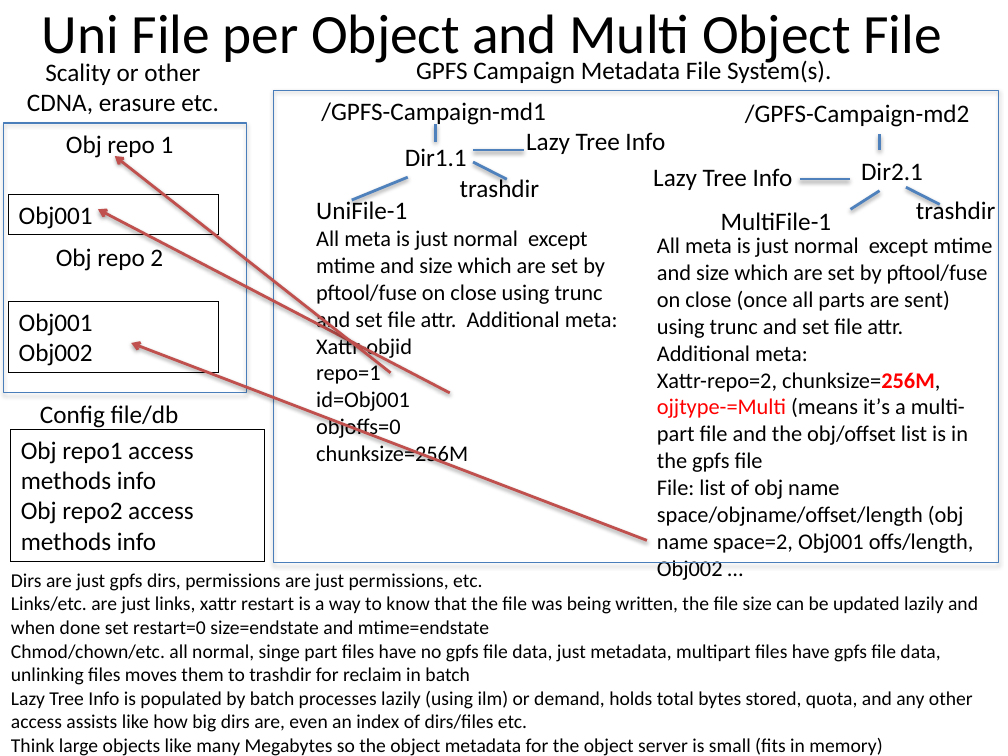
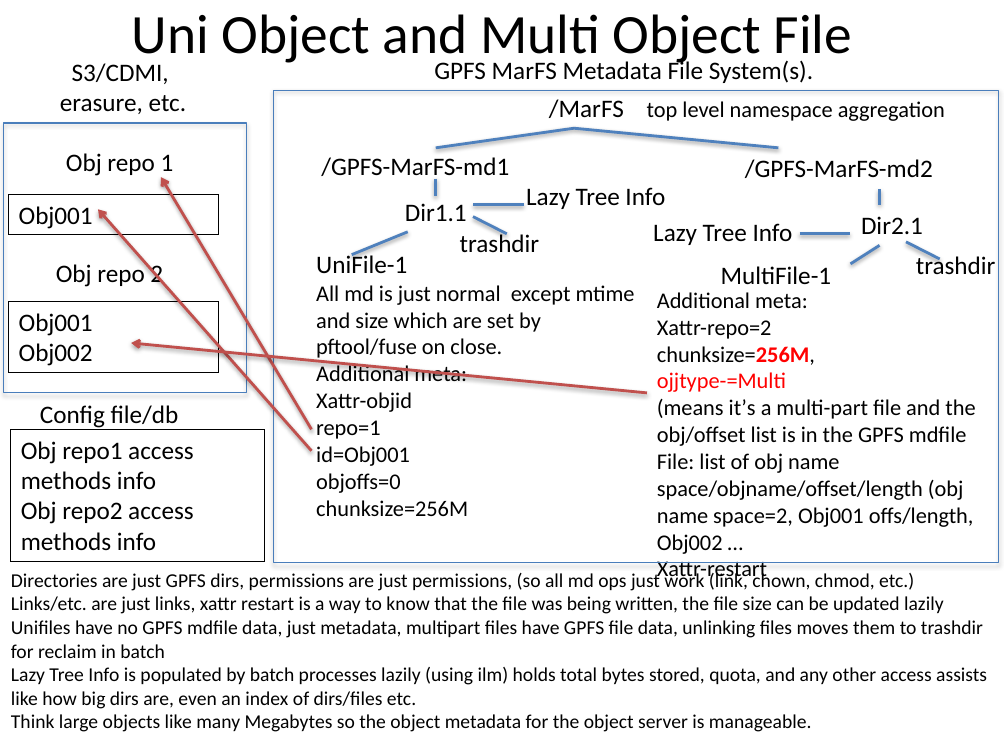
Before and after one commit to mar-file-system/marfs, a slide deck: slide 9 of Documentation/MarFS.pptx (slide 8 before the commit). Drawn at 1008x756 pixels with LibreOffice and Linux fonts; fonts in the diff are those of the drawing. Boxes give left, top, right and bottom in pixels: in the first picture for what was removed or moved away, otherwise in the second. Text is boxed around its words. In the diff, an @@ line names an element or a change of style, - is before the commit and + after.

```diff
--- a/Documentation/MarFS.pptx
+++ b/Documentation/MarFS.pptx
@@ title at (132, 14, 852, 66): text changed @@
-Uni File per Object and Multi Object File
+Uni Object and Multi Object File
@@ text at (434, 59, 813, 83): text changed @@
-GPFS Campaign Metadata File System(s).
+GPFS MarFS Metadata File System(s).
@@ text at (60, 63, 187, 114): text changed @@
-Scality or other CDNA, erasure etc.
+S3/CDMI,
+erasure, etc.
@@ text added at (549, 99, 945, 121), 16 pt, text #000000 @@
+/MarFS top level namespace aggregation
@@ text "Obj repo 1": place and size @@
-text "Obj repo 1" at (66, 135, 174, 159)
+text "Obj repo 1" at (66, 153, 174, 176)
@@ line added from (574, 128) to (435, 148), #4F81BD 2 pt @@
@@ line added from (574, 128) to (778, 148), #4F81BD 2 pt @@
@@ arrow moved from (391, 373) - (115, 156) to (311, 429) - (161, 177) @@
@@ text at (321, 157, 509, 181): text changed @@
-/GPFS-Campaign-md1
+/GPFS-MarFS-md1
@@ text at (745, 159, 933, 178): text changed @@
-/GPFS-Campaign-md2
+/GPFS-MarFS-md2
@@ 8 texts, 8 lines: place and size @@
-8 texts, 8 lines at (316, 124, 996, 467)
+8 texts, 8 lines at (316, 178, 996, 516)
@@ arrow moved from (450, 393) - (98, 210) to (311, 451) - (98, 210) @@
@@ text "Obj repo 2": place and size @@
-text "Obj repo 2" at (56, 245, 163, 271)
+text "Obj repo 2" at (56, 262, 163, 287)
@@ text at (316, 285, 635, 381): text changed @@
-All meta is just normal except mtime and size which are set by pftool/fuse on close using trunc and set file attr. Additional meta:
+All md is just normal except mtime and size which are set by pftool/fuse on close.
+Additional meta:
@@ text at (657, 292, 975, 554): paragraph added @@
+Xattr-restart
@@ text "Additional meta:": place and size @@
-text "Additional meta:" at (657, 237, 992, 553)
+text "Additional meta:" at (657, 292, 975, 554)
@@ text at (657, 292, 975, 446): text changed @@
-All meta is just normal except mtime and size which are set by pftool/fuse on close (once all parts are sent) using trunc and set file attr. Additional meta:
-Xattr-repo=2, chunksize=256M,
-ojjtype-=Multi (means it’s a multi-part file and the obj/offset list is in the gpfs file
+Additional meta:
+Xattr-repo=2
+chunksize=256M,
+ojjtype-=Multi
+(means it’s a multi-part file and the obj/offset list is in the GPFS mdfile
@@ arrow moved from (647, 540) - (131, 343) to (647, 393) - (131, 343) @@
@@ text at (11, 571, 987, 732): text changed @@
-Dirs are just gpfs dirs, permissions are just permissions, etc.
-Links/etc. are just links, xattr restart is a way to know that the file was being written, the file size can be updated lazily and when done set restart=0 size=endstate and mtime=endstate
-Chmod/chown/etc. all normal, singe part files have no gpfs file data, just metadata, multipart files have gpfs file data, unlinking files moves them to trashdir for reclaim in batch
-Lazy Tree Info is populated by batch processes lazily (using ilm) or demand, holds total bytes stored, quota, and any other access assists like how big dirs are, even an index of dirs/files etc.
-Think large objects like many Megabytes so the object metadata for the object server is small (fits in memory)
+Directories are just GPFS dirs, permissions are just permissions, (so all md ops just work (link, chown, chmod, etc.)
+Links/etc. are just links, xattr restart is a way to know that the file was being written, the file size can be updated lazily
+Unifiles have no GPFS mdfile data, just metadata, multipart files have GPFS file data, unlinking files moves them to trashdir for reclaim in batch
+Lazy Tree Info is populated by batch processes lazily (using ilm) holds total bytes stored, quota, and any other access assists like how big dirs are, even an index of dirs/files etc.
+Think large objects like many Megabytes so the object metadata for the object server is manageable.
```
Also in this commit, not shown: 12 other slides changed, 8 slides added, 2 slides removed, 2 other files.
